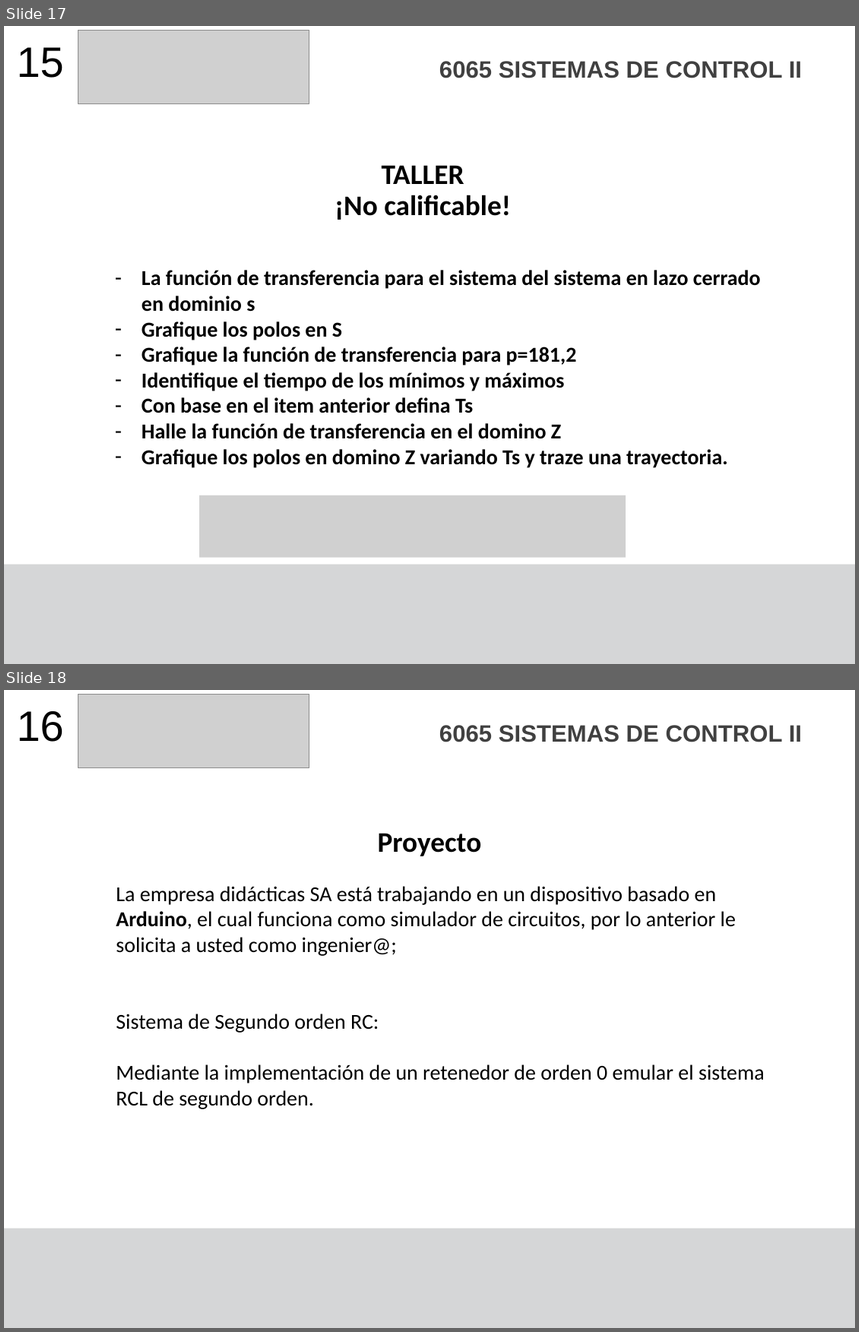
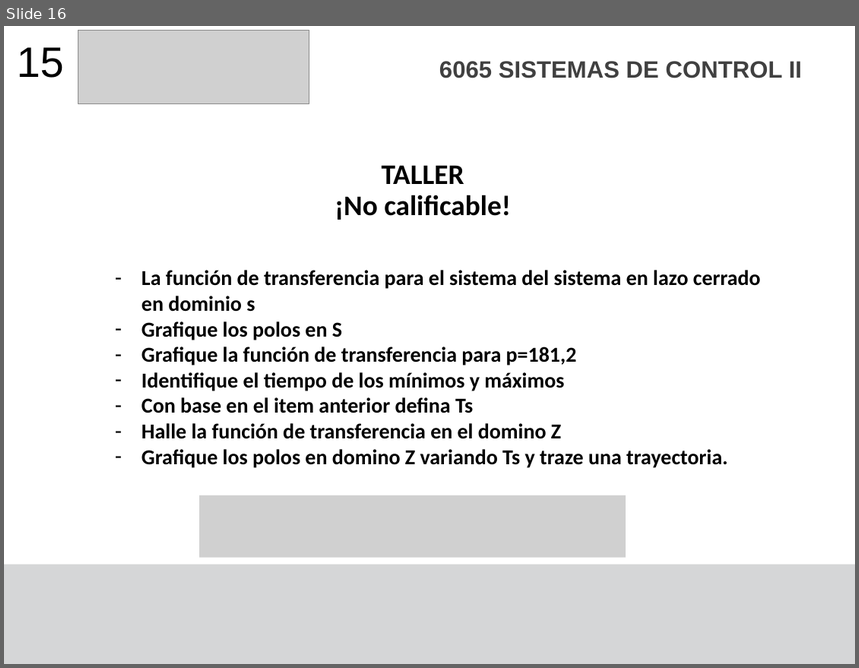
Before and after one commit to F4bian1012/Sistemas-de-Control-II---Ingenier-a-Mecatr-nica, a slide deck: Sesión_4/Sistemas de segundo orden Discretos.pptx. Shown one above the other, each under a label of ours: slides 17 and 18 before the commit, slide 16 after it. The pictures are 859x1332 and 859x668 pixels, drawn with LibreOffice and Linux fonts; fonts in the diff are those of the drawing; grey boxes stand for pictures. Boxes give left, top, right and bottom in pixels: in the first picture for what was removed or moved away, otherwise in the second. Text is boxed around its words. In the diff, an @@ line names an element or a change of style, - is before the commit and + after.

```diff
--- a/Sesión_4/Sistemas de segundo orden Discretos.pptx
+++ b/Sesión_4/Sistemas de segundo orden Discretos.pptx
@@ slide 18 removed at (x1=4, y1=690, x2=855, y2=1328), background #FFFFFF; not listed: 1 template element that a slide beside it also shows @@
@@ text removed at (x1=17, y1=711, x2=64, y2=742) @@
-16
@@ picture removed at (x1=78, y1=695, x2=310, y2=768) @@
@@ text removed at (x1=439, y1=725, x2=802, y2=742) @@
-6065 SISTEMAS DE CONTROL II
@@ title removed at (x1=378, y1=833, x2=482, y2=856) @@
-Proyecto
@@ text removed at (x1=116, y1=886, x2=765, y2=1110) @@
-La empresa didácticas SA está trabajando en un dispositivo basado en Arduino, el cual funciona como simulador de circuitos, por lo anterior le solicita a usted como ingenier@;
-Sistema de Segundo orden RC:
-Mediante la implementación de un retenedor de orden 0 emular el sistema RCL de segundo orden.
@@ what was slide 17 is now slide 16 @@
```
Also in this commit, not shown: 1 slide changed, 1 other slide removed, 7 other files.
